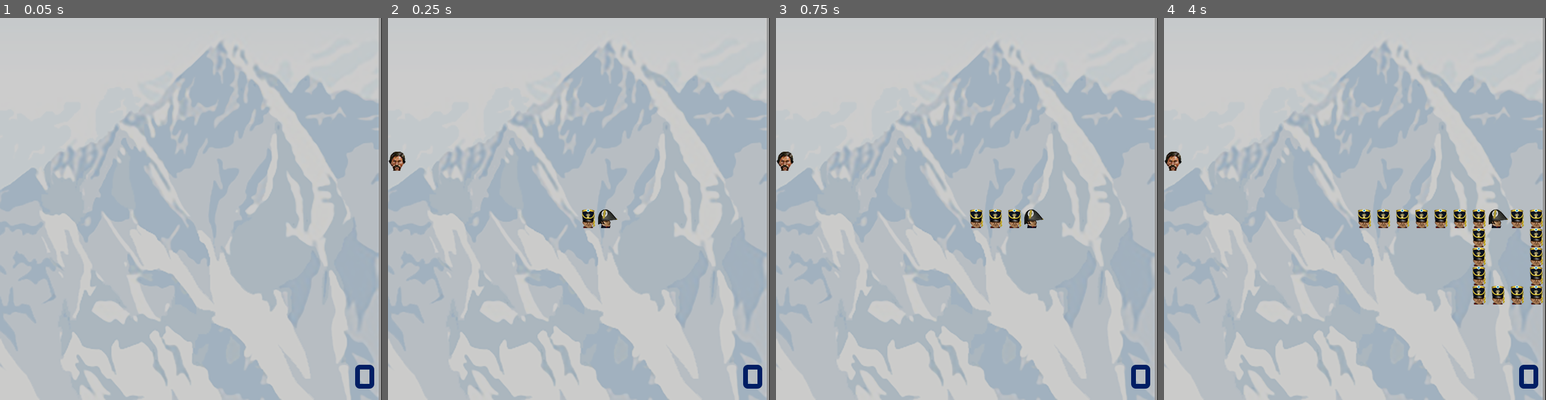
Above: before the commit, frames 1-4 (left to right).
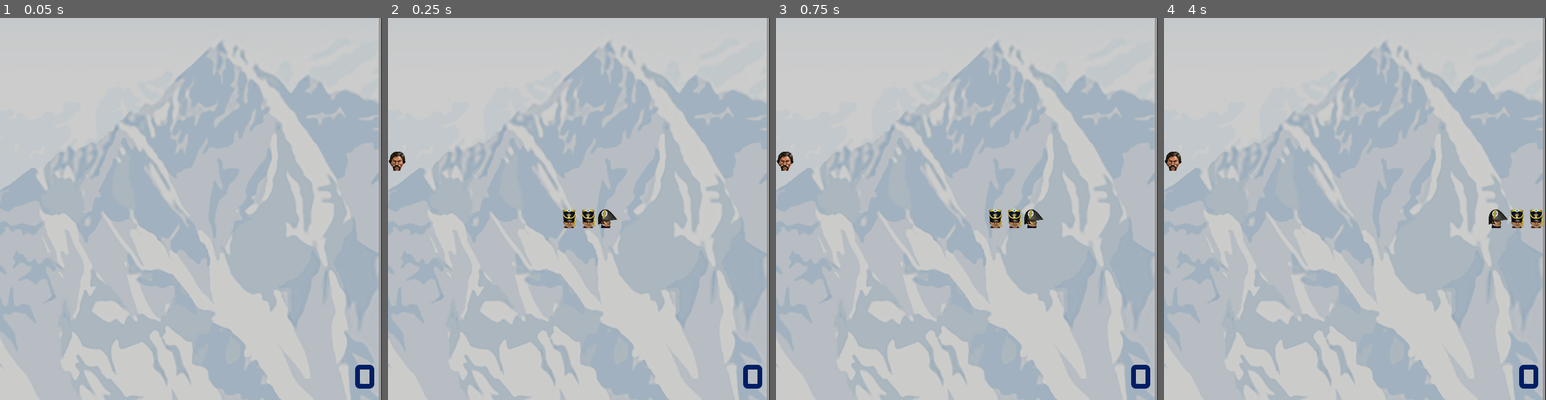
Above: after the commit, the same moments.

Repository: TuliGrisolia/Jam-San-Martin
Game: Godot game, scene res://Escenas/game.tscn
Same seed, same stepped clock (60 frames per second), same inputs: the game is played once before the commit and once after it. The project has no main scene, so this scene is started directly.
Inputs:
- Up to frame 1 (0.05 s): no input
- Up to frame 2 (0.25 s): no input
- Up to frame 3 (0.75 s): hold Right (ui_right) from 0.53 s (still down)
- Up to frame 4 (4 s): release Right (ui_right) at 1.28 s; hold Down (ui_down) 1.28-2.03 s; hold Right (ui_right) 2.03-2.78 s; hold Up (ui_up) 2.78-3.53 s; hold Left (ui_left) from 3.53 s (still down)

Frame 1 is identical in both runs. In frame 2, 0.2% of the frame differs, in the area x 45-50%, y 50-55%; in frame 3, 0.2%; in frame 4, 2.7%, in the area x 50-100%, y 50-75%.

Commit message:
Orri-se-suman-tiles

Diff:
--- a/Escenas/game.tscn
+++ b/Escenas/game.tscn
@@ -1,9 +1,10 @@
-[gd_scene load_steps=12 format=3 uid="uid://b3yu0cafyohfx"]
+[gd_scene load_steps=14 format=3 uid="uid://b3yu0cafyohfx"]
 
 [ext_resource type="Script" path="res://Scripts/Game.gd" id="1_0vflf"]
 [ext_resource type="Texture2D" uid="uid://by6e6jefngkv6" path="res://Assets/sprites/snake.png" id="2_4dj6s"]
 [ext_resource type="Texture2D" uid="uid://o53m87dwhvsw" path="res://Assets/sprites/Fondo.png" id="2_ppjlj"]
 [ext_resource type="Texture2D" uid="uid://cajda08lxiugy" path="res://Assets/sprites/Food.png" id="3_v5v6n"]
+[ext_resource type="Texture2D" uid="uid://foldlr0unwkp" path="res://Assets/Soldado.png" id="4_n2c1e"]
 [ext_resource type="PackedScene" uid="uid://c1lxs178ap672" path="res://Escenas/score.tscn" id="5_tf1b1"]
 [ext_resource type="AudioStream" uid="uid://bhm7rtjragniy" path="res://Assets/sonidos/Song Snake-Wav.wav" id="6_m8y1b"]
 [ext_resource type="AudioStream" uid="uid://kemyq234u6r8" path="res://Assets/sonidos/Pickup_food.wav" id="7_m2je8"]
@@ -15,6 +16,11 @@
 0:0/0 = 0
 1:0/0 = 0
 
+[sub_resource type="TileSetAtlasSource" id="TileSetAtlasSource_k3xel"]
+texture = ExtResource("4_n2c1e")
+texture_region_size = Vector2i(32, 32)
+0:0/0 = 0
+
 [sub_resource type="TileSetAtlasSource" id="TileSetAtlasSource_0s7l6"]
 texture = ExtResource("3_v5v6n")
 texture_region_size = Vector2i(32, 32)
@@ -24,6 +30,7 @@
 tile_size = Vector2i(32, 32)
 sources/0 = SubResource("TileSetAtlasSource_j5heh")
 sources/2 = SubResource("TileSetAtlasSource_0s7l6")
+sources/1 = SubResource("TileSetAtlasSource_k3xel")
 
 [node name="Game" type="Node"]
 script = ExtResource("1_0vflf")
--- a/Scripts/Game.gd
+++ b/Scripts/Game.gd
@@ -6,6 +6,8 @@
 var food_pos
 var snake_body = [Vector2i(10,10), Vector2i(9,10), Vector2i(8,10)]
 var snake_direction = Vector2i(1,0)
+
+var snake_fruits_eaten = []
 
 var adding_food = false
 
@@ -59,37 +61,29 @@
 	pass
 
 func move_snake():
-	if adding_food:
-#		delete_tiles(SNAKE)
-		var body_copy = snake_body
-		if snake_body.size() > 2:
-			body_copy = snake_body.slice(0, snake_body.size() - 1)
-		var new_head = body_copy[0] + snake_direction
-		body_copy.insert(0, new_head)
-		snake_body = body_copy
-		adding_food = false
+	delete_tiles(SNAKE)
+	var new_head = snake_body[0] + snake_direction
+	snake_body.push_front(new_head)
+	if snake_fruits_eaten.has(snake_body.back()):
+		snake_fruits_eaten.erase(snake_body.back())
+
 	else:
-#		delete_tiles(SNAKE)
-		var body_copy = snake_body
-		if snake_body.size() > 2:
-			body_copy = snake_body.slice(0, snake_body.size() - 2)
-		var new_head = body_copy[0] + snake_direction
-		body_copy.insert(0, new_head)
-		snake_body = body_copy
+		snake_body.pop_back()
 	pass
 
 func check_food_eaten():
 	if food_pos == snake_body[0]:
+		snake_fruits_eaten.push_front(snake_body[0])
 		food_pos = def_pos_food()
 		adding_food = true
 		$growing.play()
-		get_tree().call_group("ScoreGroup", "update_score", snake_body.size())
+		get_tree(). call_group("ScoreGroup", "update_score", snake_body.size())
 	pass
 
 func check_game_over():
 	var head = snake_body[0]
 	# salir de la pantalla
-	if head.x > 20 or head.y < 0 or head.y < 0 or head.y > 20:
+	if head.x > 20 or head.x < 0 or head.y < 0 or head.y > 20:
 		$impact.play()
 		reset()
 	# tocar su cuerpo
Binary file added: Assets/Soldado.png
Not shown, added: Assets/Soldado.png.import
